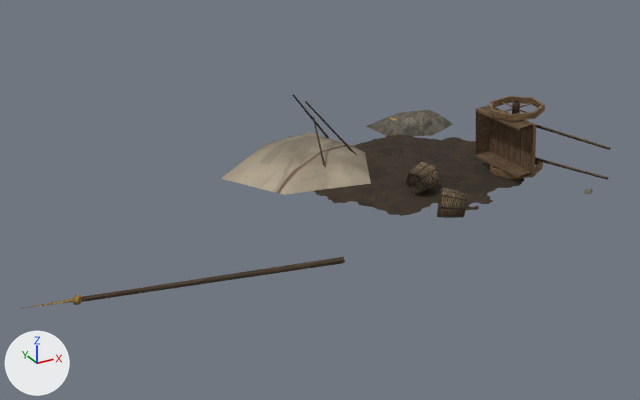
An edit to the glTF model ordo/assets/models/kipchak/ken_ruin_lod1.glb, drawn before and after from the same camera.
Both versions are drawn from a 50 mm camera at (-9.66, -13.92, 6.75) aimed at (-2.32, -0.58, 0.07). The axes (+X, +Y, +Z) are drawn at lower left. The lights are the same throughout. The picture after the commit comes second. Vertices at exactly the same position are counted once.

In view in the first picture: 'Ground', 'KenRuin'.
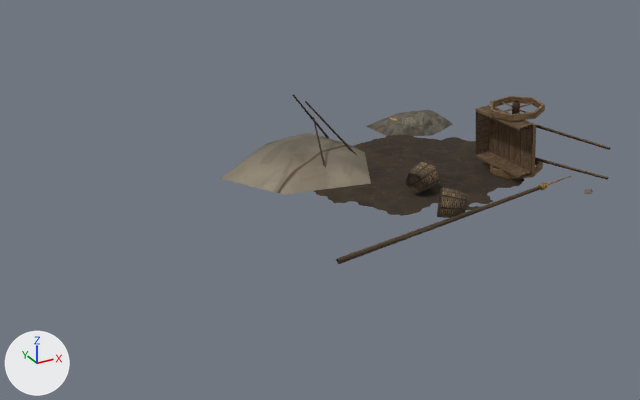
Pixel boxes (x1, y1, x2, y2) of what changed, in the pictures (640 x 400 px; the box of a moved part takes in the faces that stretch with it):
'KenRuin', reshaped (34% narrower, 21% shorter): before (20, 95, 610, 309); after (221, 95, 610, 264)
part 1 of me_kenruin, moved or reshaped: before (81, 257, 345, 302); after (336, 185, 542, 264)
part 2 of me_kenruin, moved or reshaped: before (72, 295, 82, 305); after (539, 182, 547, 191)
part 3 of me_kenruin, moved or reshaped: before (20, 299, 73, 309); after (546, 175, 573, 186)
part 4 of me_kenruin, recoloured: (246, 133, 371, 183) in both
part 5 of me_kenruin, recoloured: (221, 141, 371, 195) in both

The change in detail:
me_kenruin is used by ob_kenruin; location (0.0, 0.0, 0.0).
me_kenruin had 360 vertices, 490 faces and spanned x -8.2..2.8, y -3.13..3.05, z 0.0..1.52.
me_kenruin now has 360 vertices, 490 faces and spans x -3.49..2.8, y -3.13..3.05, z 0.0..1.52.
me_kenruin part 1: the loose piece of 8 vertices spanning x -7.43..-3.19, y -3.01..-2.89, z 0.06..0.6 is turned 168 degrees about the y axis through its middle, then moved by (4.12, 0.0, 0.02).
me_kenruin part 2: the loose piece of 10 vertices spanning x -7.52..-7.37, y -3.02..-2.88, z 0.48..0.64 is turned 168 degrees about the y axis through its middle, then moved by (8.39, 0.0, 0.0).
me_kenruin part 3: the loose piece of 6 vertices spanning x -8.2..-7.48, y -2.98..-2.93, z 0.54..0.64 is turned 168 degrees about the y axis through its middle, then moved by (9.18, 0.0, 0.02).
me_kenruin part 4: 10 faces centred in x -2.45..-0.61, y 0.78..2.42, z 0.12..0.39 are repainted in the vertex colours; the middle colour goes from light grey #d8d8d8 to grey #b2b2b2.
me_kenruin part 5: 8 faces centred in x -2.97..-0.96, y 0.01..1.75, z 0.12..0.39 are repainted in the vertex colours; the middle colour goes from white #ededed to light grey #c4c4c4.
